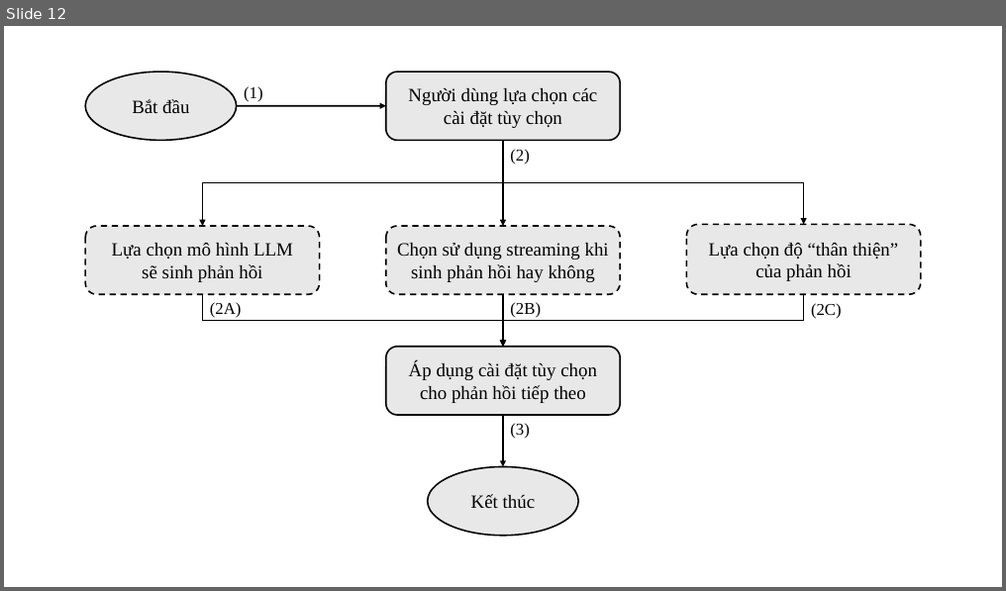
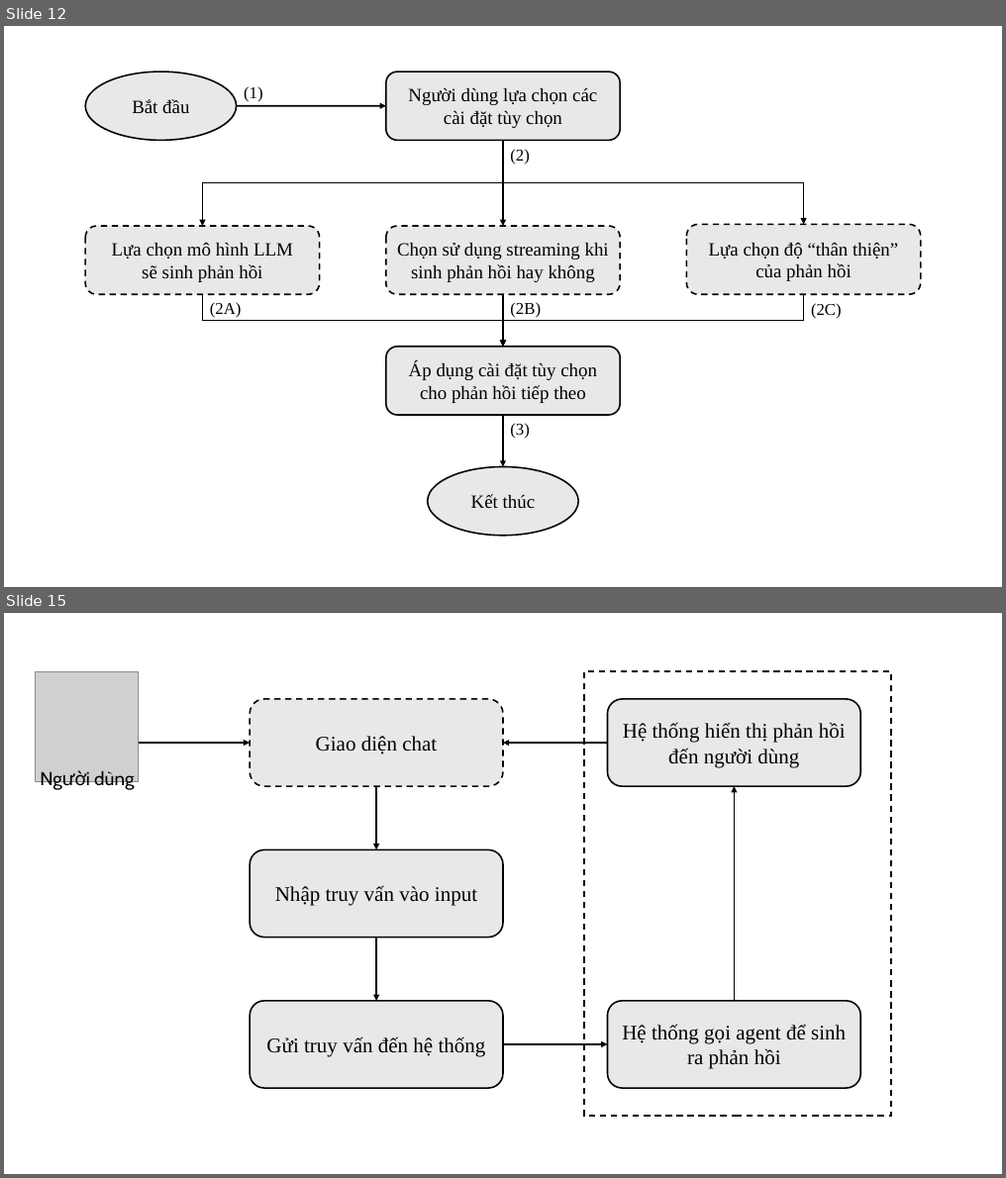
Before and after one commit to ngovanuc/Vietnamese_History_Chatbot, a slide deck: documents/hinh_ve_trong_cao_cao_do_an.pptx. Shown one above the other, each under a label of ours: slide 12 before the commit, slides 12 and 15 after it; the slides between them are not shown. The pictures are 1006x591 and 1006x1178 pixels, drawn with LibreOffice and Linux fonts; fonts in the diff are those of the drawing; grey boxes stand for pictures. Boxes give left, top, right and bottom in pixels: in the first picture for what was removed or moved away, otherwise in the second. Text is boxed around its words. In the diff, an @@ line names an element or a change of style, - is before the commit and + after.

```diff
--- a/documents/hinh_ve_trong_cao_cao_do_an.pptx
+++ b/documents/hinh_ve_trong_cao_cao_do_an.pptx
@@ slide 15 added at (4, 613, 1002, 1174), background #FFFFFF @@
@@ picture added at (35, 671, 138, 781) @@
@@ rectangle added at (584, 671, 891, 1116), outline #000000 1.5 pt dashed @@
@@ rounded rectangle added at (250, 699, 503, 786), fill #E8E8E8, outline #000000 1.5 pt dashed, 20 pt, text #000000 @@
+Giao diện chat
@@ rounded rectangle added at (607, 699, 860, 786), fill #E8E8E8, outline #000000 1.5 pt, 20 pt, text #000000 @@
+Hệ thống hiển thị phản hồi đến người dùng
@@ arrow added from (138, 743) to (250, 743), #000000 1.5 pt @@
@@ arrow added from (607, 743) to (503, 743), #000000 1.5 pt @@
@@ text added at (94, 771, 134, 791), 18 pt, text #000000 @@
+Người dùng
@@ arrow added from (376, 786) to (376, 851), #000000 1.5 pt @@
@@ arrow added from (734, 1001) to (734, 786), #000000 1.5 pt @@
@@ rounded rectangle added at (250, 851, 503, 938), fill #E8E8E8, outline #000000 1.5 pt, 20 pt, text #000000 @@
+Nhập truy vấn vào input
@@ arrow added from (376, 937) to (376, 1001), #000000 1.5 pt @@
@@ rounded rectangle added at (250, 1001, 503, 1088), fill #E8E8E8, outline #000000 1.5 pt, 20 pt, text #000000 @@
+Gửi truy vấn đến hệ thống
@@ rounded rectangle added at (607, 1001, 860, 1088), fill #E8E8E8, outline #000000 1.5 pt, 20 pt, text #000000 @@
+Hệ thống gọi agent để sinh ra phản hồi
@@ arrow added from (503, 1045) to (607, 1045), #000000 1.5 pt @@
```
Also in this commit, not shown: 1 slide changed, 7 other slides added, 1 other file.
